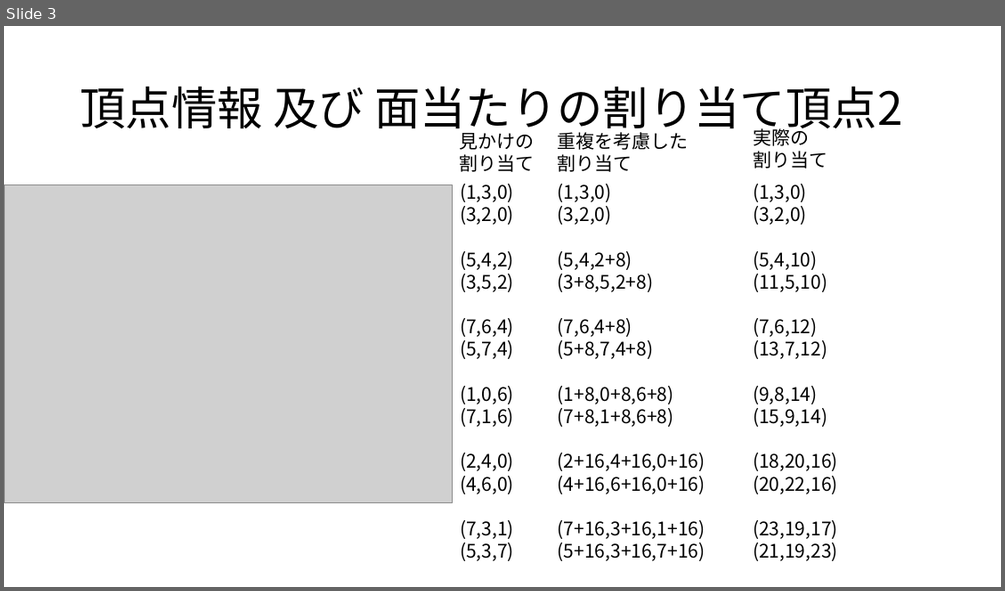
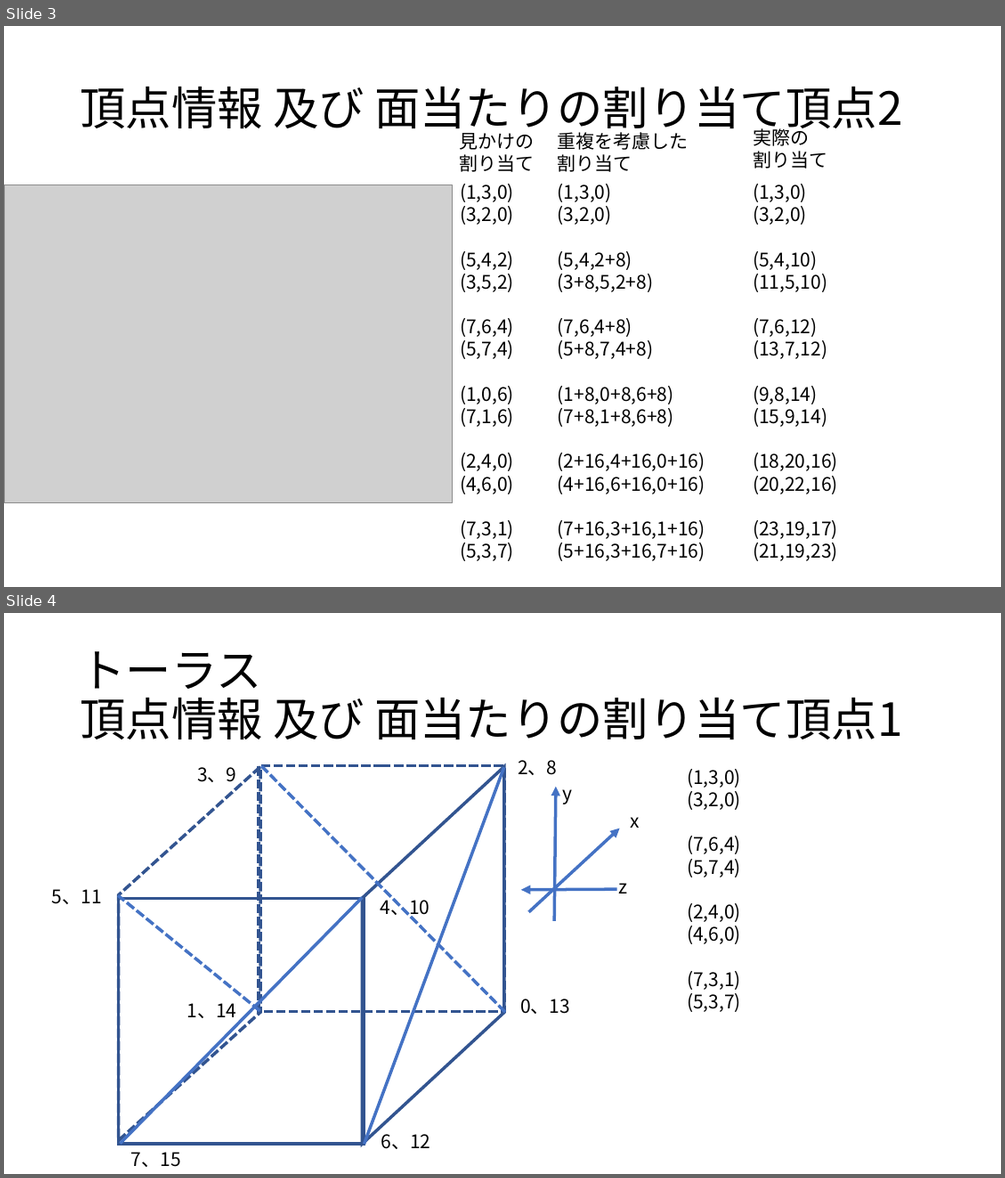
Before and after one commit to watapachi0/RadiallyInterface, a slide deck: 設計/RadiallyInterface.pptx. Shown one above the other, each under a label of ours: slide 3 before the commit, slides 3 and 4 after it. The pictures are 1005x591 and 1005x1178 pixels, drawn with LibreOffice and Linux fonts; fonts in the diff are those of the drawing; grey boxes stand for pictures. Boxes give left, top, right and bottom in pixels: in the first picture for what was removed or moved away, otherwise in the second. Text is boxed around its words. In the diff, an @@ line names an element or a change of style, - is before the commit and + after.

```diff
--- a/設計/RadiallyInterface.pptx
+++ b/設計/RadiallyInterface.pptx
@@ slide 4 added at (x1=4, y1=613, x2=1001, y2=1174), background #FFFFFF @@
@@ title added at (x1=80, y1=651, x2=903, y2=739), 44 pt, text #000000 @@
+トーラス
+頂点情報 及び 面当たりの割り当て頂点1
@@ text added at (x1=687, y1=769, x2=741, y2=1012), 18 pt, text #000000 @@
+(1,3,0)
+(3,2,0)
+(7,6,4)
+(5,7,4)
+(2,4,0)
+(4,6,0)
+(7,3,1)
+(5,3,7)
@@ group added at (x1=52, y1=760, x2=639, y2=1167): 11 texts, 4 lines, 3 arrows, 2 rectangles, 2 parallelograms @@
+0、13
+6、12
+7、15
+1、14
+2、8
+3、9
+4、10
+5、11
+y
+x
+z
```
Also in this commit, not shown: 1 other slide added, 7 other files.
